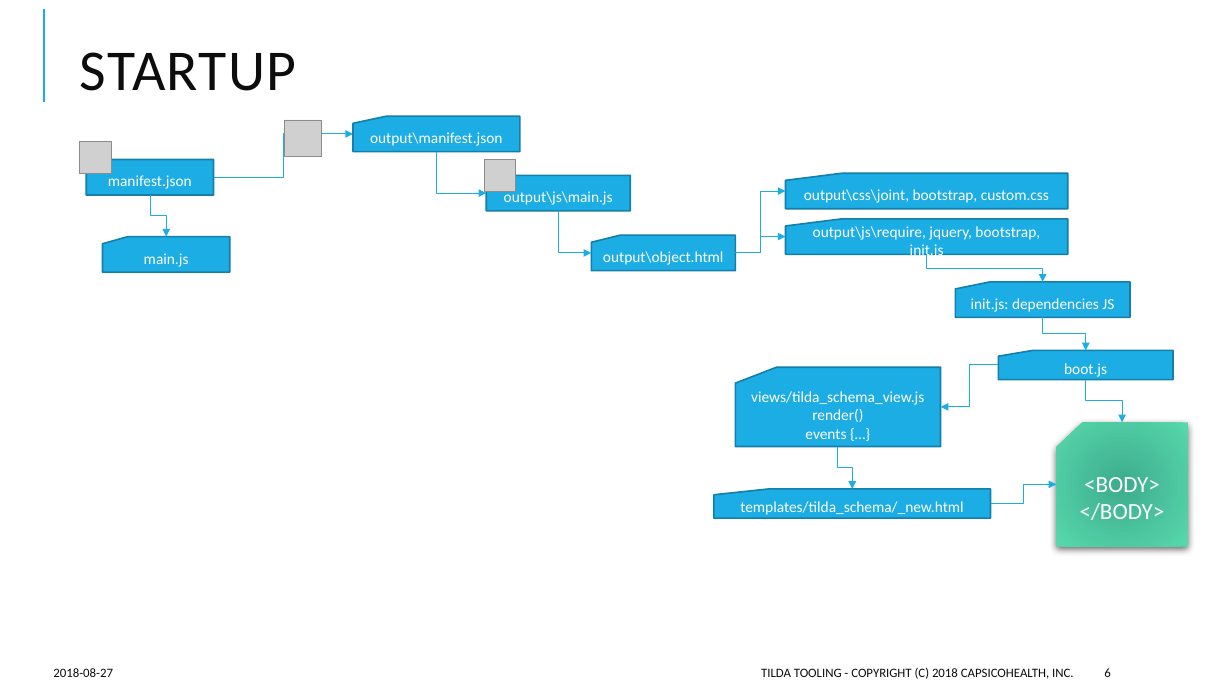
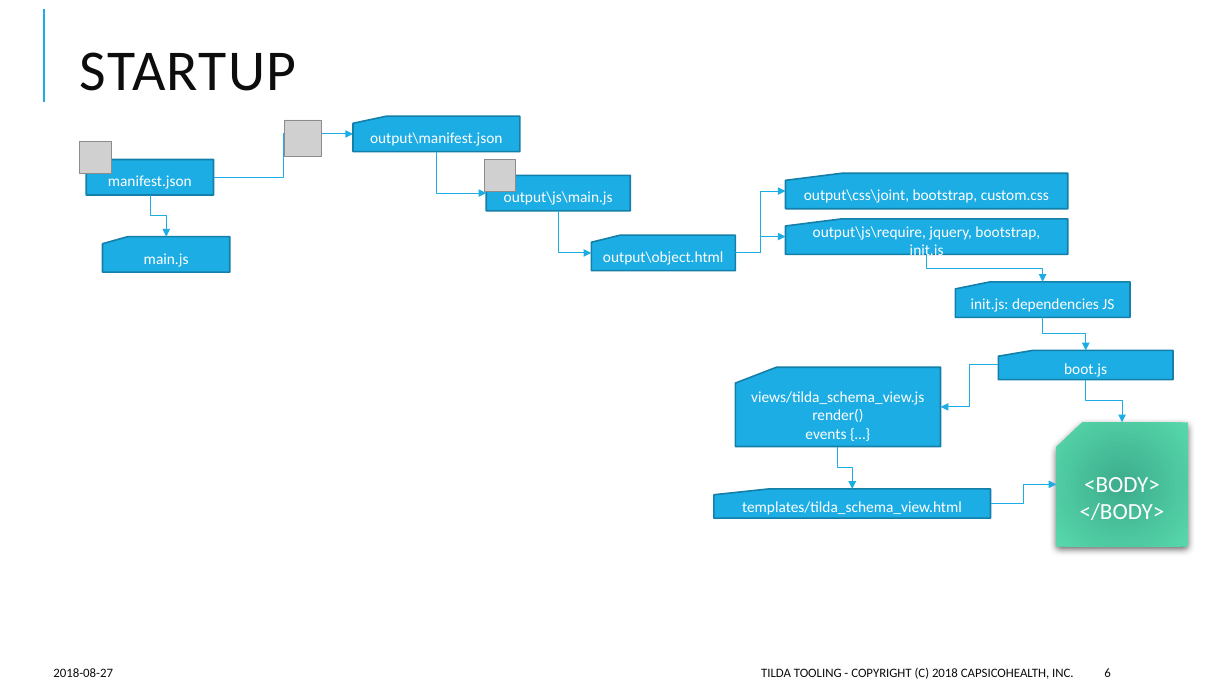
Before and after one commit to CapsicoHealth/Tilda, a slide deck: slide 6 of Tilda Tooling Architcture.pptx. Drawn at 1232x693 pixels with LibreOffice and Linux fonts; fonts in the diff are those of the drawing; grey boxes stand for pictures. Boxes give left, top, right and bottom in pixels: in the first picture for what was removed or moved away, otherwise in the second. Text is boxed around its words. In the diff, an @@ line names an element or a change of style, - is before the commit and + after.

Commit message:
- Updated docs

```diff
--- a/Tilda Tooling Architcture.pptx
+++ b/Tilda Tooling Architcture.pptx
@@ text in flow chart punched card at [742, 501, 962, 515]: text changed @@
-templates/tilda_schema/_new.html
+templates/tilda_schema_view.html
```
